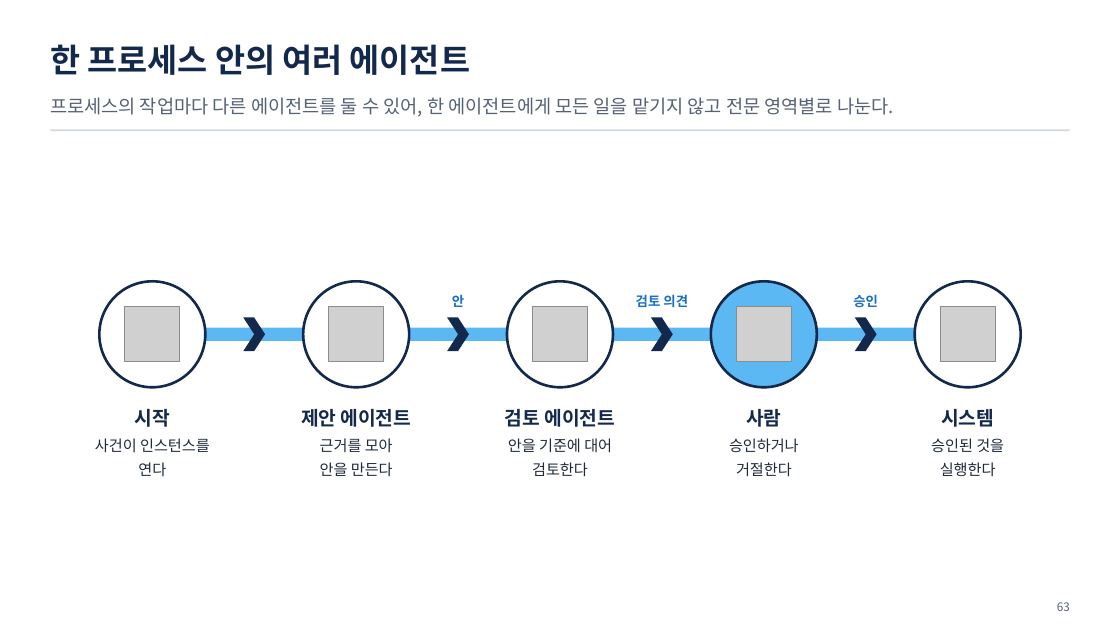
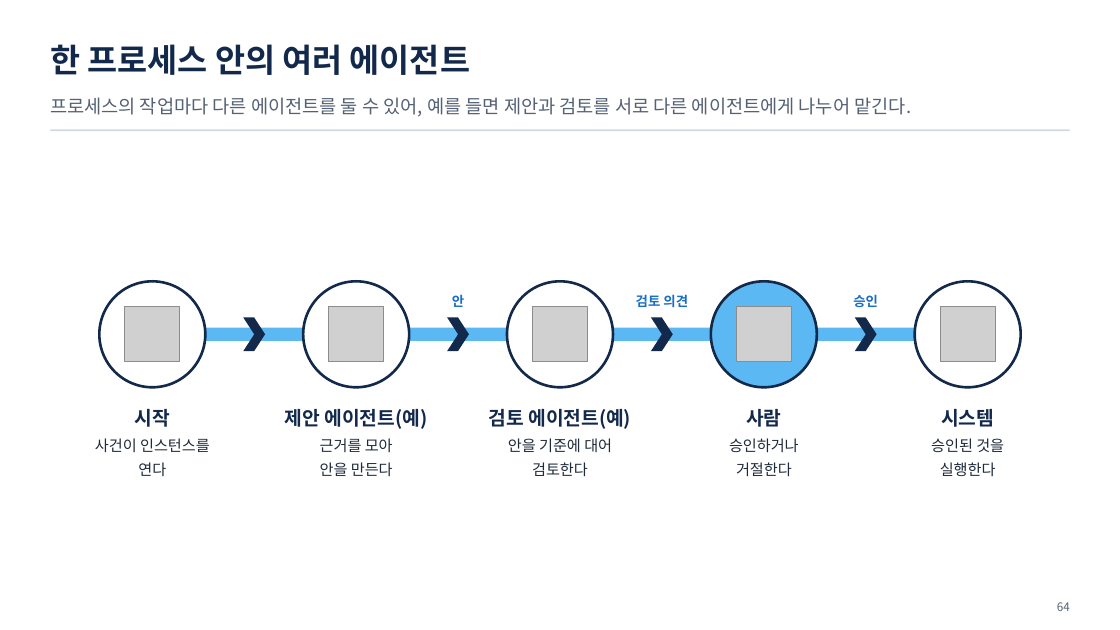
Before and after one commit to uengine-oss/hyd-iot-edu, a slide deck: slide 64 of docs/교재/통합반/11일차/통합반_11일차.pptx (slide 63 before the commit). Drawn at 1120x630 pixels with LibreOffice and Linux fonts; fonts in the diff are those of the drawing; grey boxes stand for pictures. Boxes give left, top, right and bottom in pixels: in the first picture for what was removed or moved away, otherwise in the second. Text is boxed around its words. In the diff, an @@ line names an element or a change of style, - is before the commit and + after.

```diff
--- a/docs/교재/통합반/11일차/통합반_11일차.pptx
+++ b/docs/교재/통합반/11일차/통합반_11일차.pptx
@@ text at [50,97,911,117]: text changed @@
-프로세스의 작업마다 다른 에이전트를 둘 수 있어, 한 에이전트에게 모든 일을 맡기지 않고 전문 영역별로 나눈다.
+프로세스의 작업마다 다른 에이전트를 둘 수 있어, 예를 들면 제안과 검토를 서로 다른 에이전트에게 나누어 맡긴다.
@@ text at [285,409,428,429]: text changed @@
-제안 에이전트
+제안 에이전트(예)
@@ text at [489,409,631,429]: text changed @@
-검토 에이전트
+검토 에이전트(예)
@@ text at [1057,602,1070,611]: text changed @@
-63
+64
```
Also in this commit, not shown: 47 other slides changed, 2 slides added, 1 slide removed, 7 other files.
